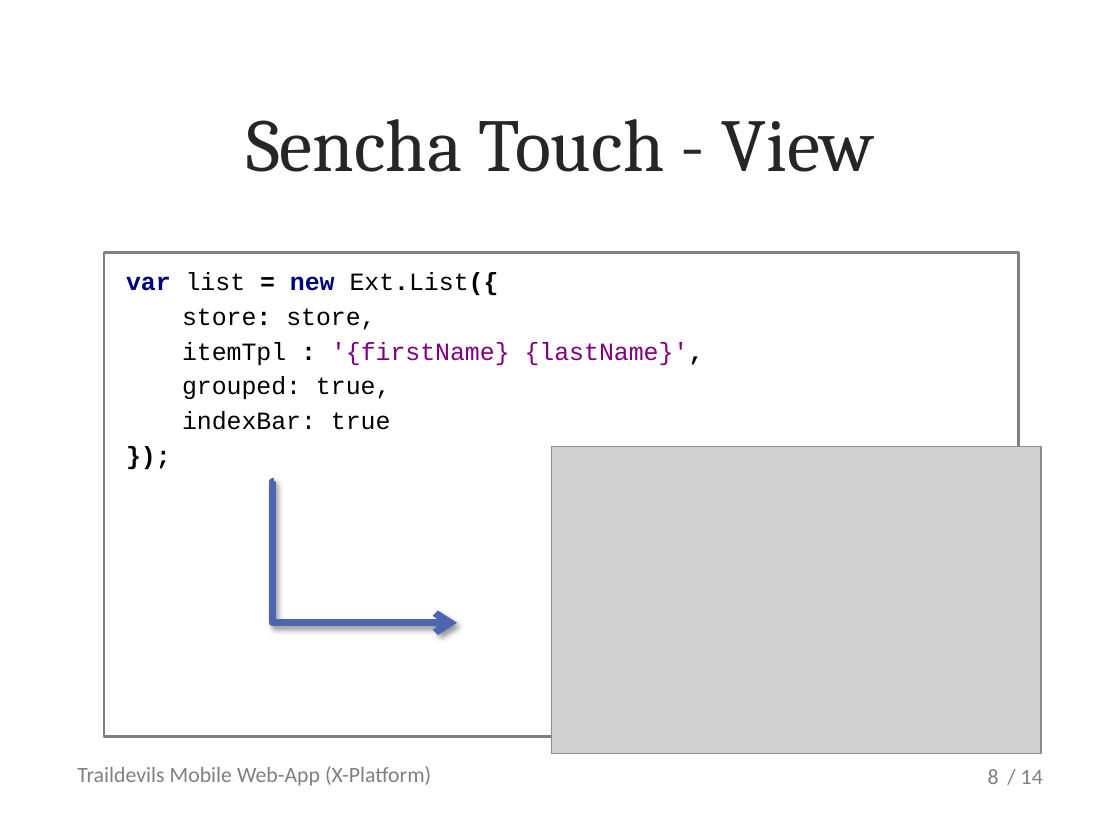
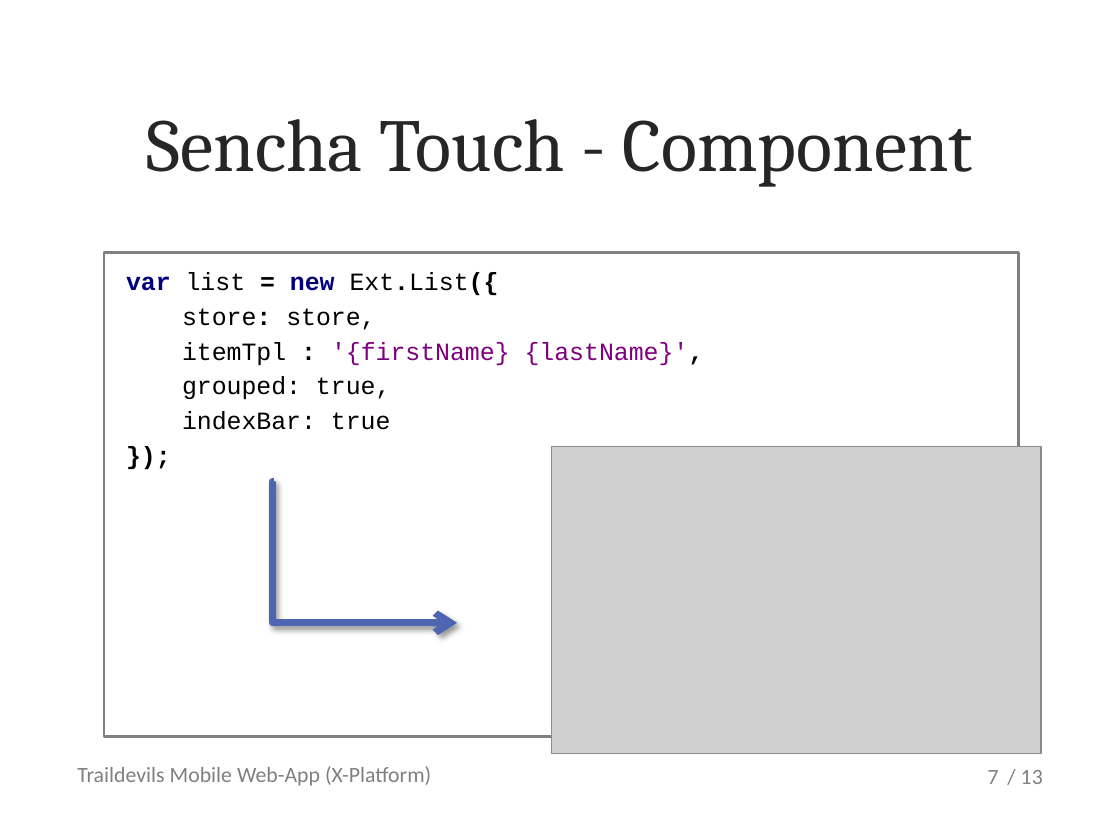
Before and after one commit to metaodi/TrailDevilsXPl-2, a slide deck: slide 7 of _DOCUMENTATION/Presentation/Praesentation-Traildevils-XPl2.pptx (slide 8 before the commit). Drawn at 1120x840 pixels with LibreOffice and Linux fonts; fonts in the diff are those of the drawing; grey boxes stand for pictures; background and template pictures are left out. Boxes give left, top, right and bottom in pixels: in the first picture for what was removed or moved away, otherwise in the second. Text is boxed around its words. In the diff, an @@ line names an element or a change of style, - is before the commit and + after.

```diff
--- a/_DOCUMENTATION/Presentation/Praesentation-Traildevils-XPl2.pptx
+++ b/_DOCUMENTATION/Presentation/Praesentation-Traildevils-XPl2.pptx
@@ title at bbox=[147, 119, 973, 187]: text changed @@
-Sencha Touch - View
+Sencha Touch - Component
@@ page number at bbox=[988, 770, 999, 784]: text changed @@
-8
+7
@@ text at bbox=[1021, 770, 1043, 784]: text changed @@
-/ 14
+/ 13
```
Also in this commit, not shown: 16 other slides changed, 2 other files.
